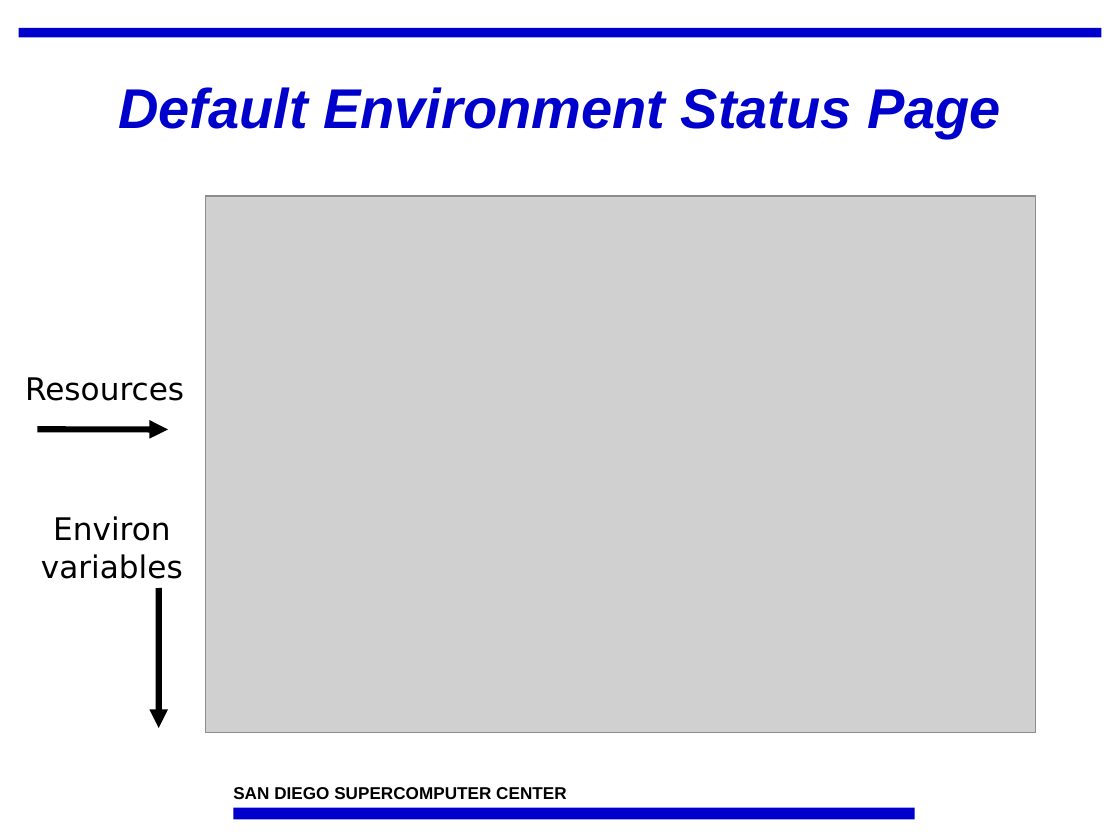
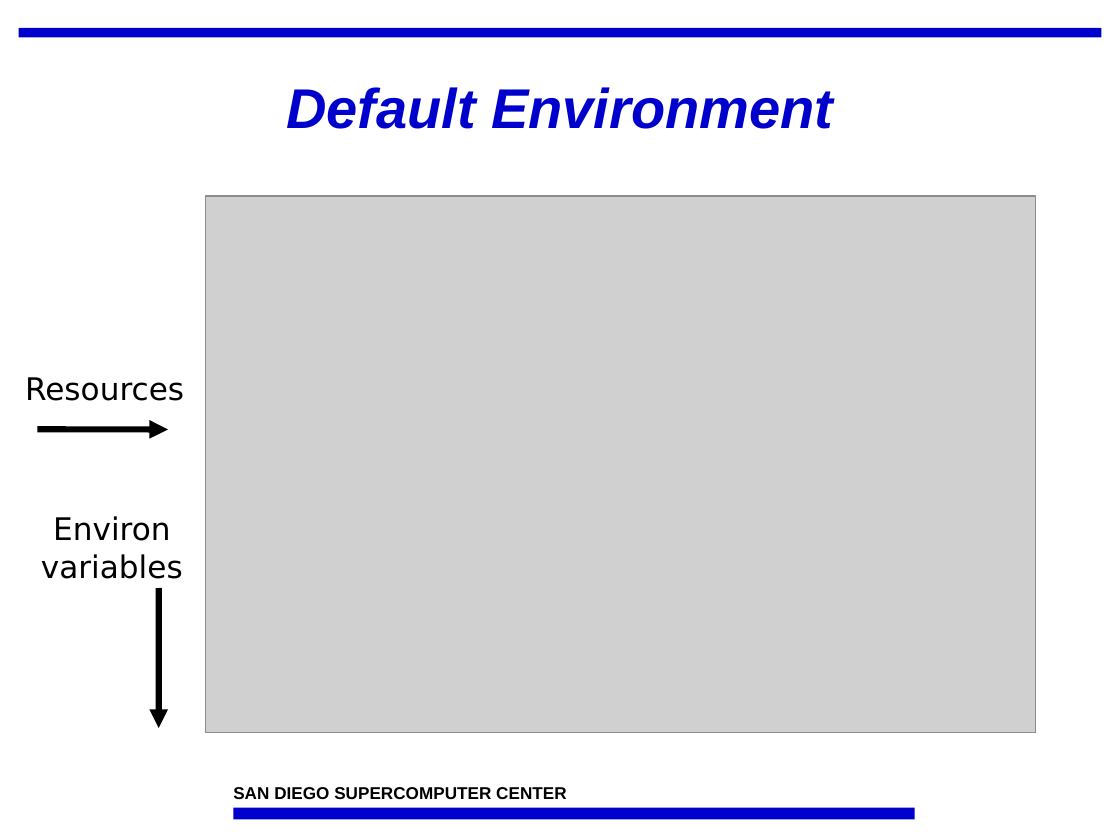
Before and after one commit to IncaProject/inca-xsede, a slide deck: slide 25 of talks/inca-tgarch-11-2-06.ppt (slide 26 before the commit). Drawn at 1120x840 pixels with LibreOffice and Linux fonts; fonts in the diff are those of the drawing; grey boxes stand for pictures; background and template pictures are left out. Boxes give left, top, right and bottom in pixels: in the first picture for what was removed or moved away, otherwise in the second. Text is boxed around its words. In the diff, an @@ line names an element or a change of style, - is before the commit and + after.

```diff
--- a/talks/inca-tgarch-11-2-06.ppt
+++ b/talks/inca-tgarch-11-2-06.ppt
@@ title at (x1=286, y1=87, x2=833, y2=129): text changed @@
-Default Environment Status Page
+Default Environment
```
Also in this commit, not shown: 7 other slides changed, 2 slides added, 4 slides removed.
